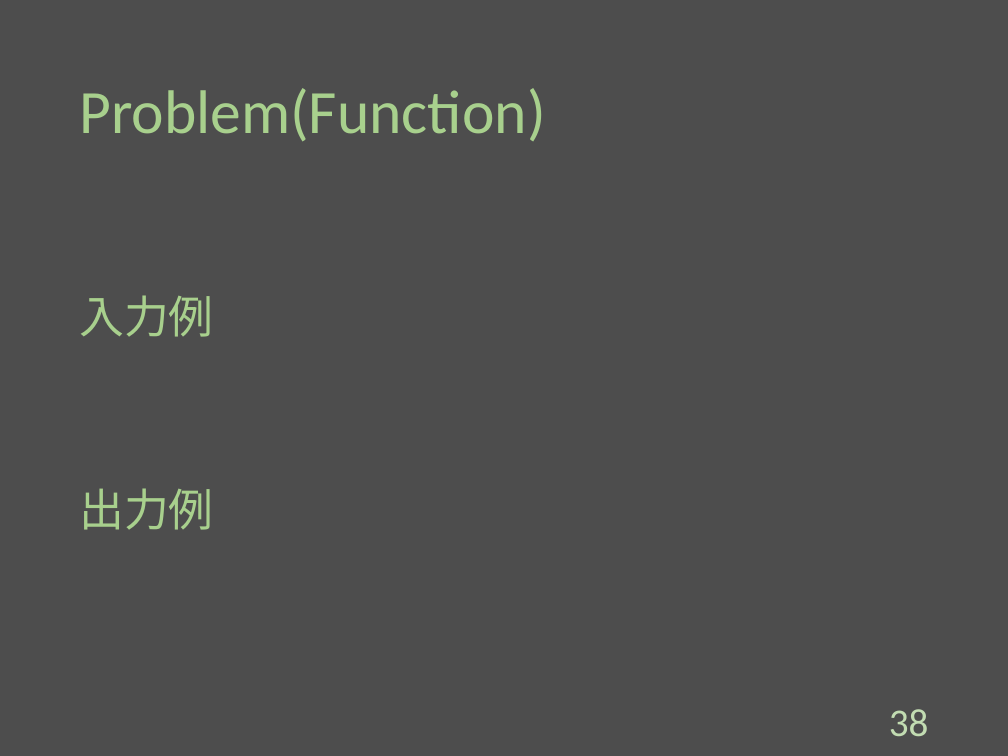
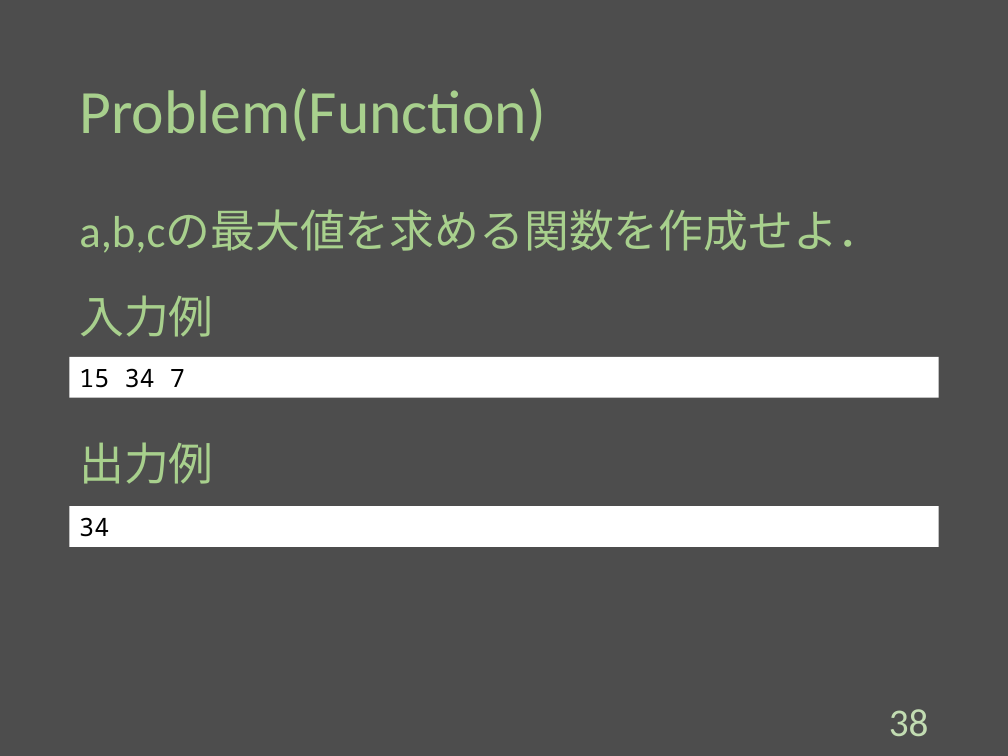
Before and after one commit to Melbeck777/program_seminar, a slide deck: slide 39 of ProgramSlide.pptx. Drawn at 1008x756 pixels with LibreOffice and Linux fonts; fonts in the diff are those of the drawing. Boxes give left, top, right and bottom in pixels: in the first picture for what was removed or moved away, otherwise in the second. Text is boxed around its words. In the diff, an @@ line names an element or a change of style, - is before the commit and + after.

Commit message:
[add]:Add code to function.

```diff
--- a/ProgramSlide.pptx
+++ b/ProgramSlide.pptx
@@ text added at (79,210,882,253), 32 pt, text #A8D08D @@
+a,b,cの最大値を求める関数を作成せよ．
@@ rectangle added at (70,357,938,397), fill #FFFFFF, 18 pt, text #000000 @@
+15 34 7
@@ text "出力例": place and size @@
-text "出力例" at (79,488,213,530)
+text "出力例" at (79,442,213,484)
@@ rectangle added at (70,506,938,546), fill #FFFFFF, 18 pt, text #000000 @@
+34
```
Also in this commit, not shown: 6 other slides changed.
